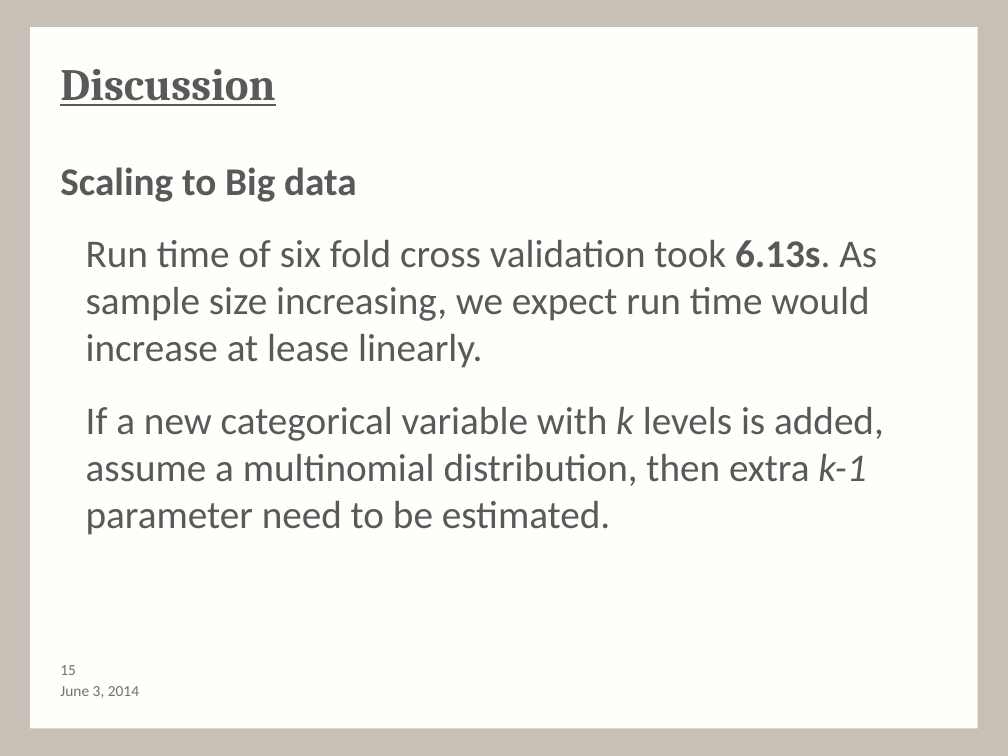
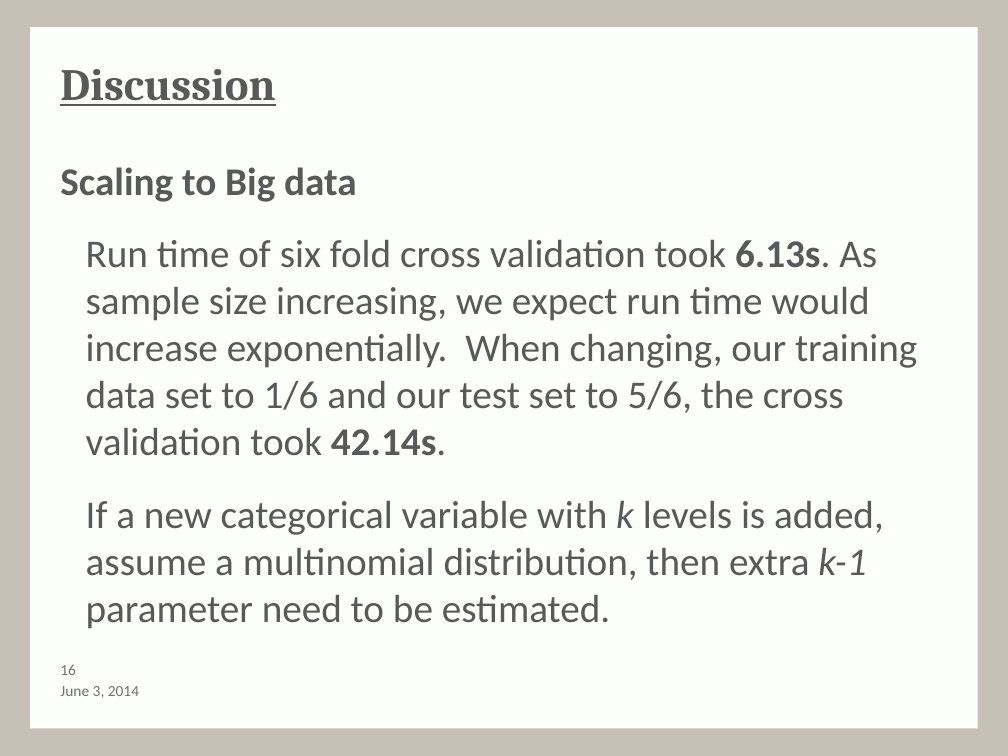
Before and after one commit to MartinGuyer/Project3ML, a slide deck: slide 17 of Presentation/presentation-draft.pptx (slide 16 before the commit). Drawn at 1008x756 pixels with LibreOffice and Linux fonts; fonts in the diff are those of the drawing; background and template pictures are left out. Boxes give left, top, right and bottom in pixels: in the first picture for what was removed or moved away, otherwise in the second. Text is boxed around its words. In the diff, an @@ line names an element or a change of style, - is before the commit and + after.

```diff
--- a/Presentation/presentation-draft.pptx
+++ b/Presentation/presentation-draft.pptx
@@ text at (x1=86, y1=240, x2=917, y2=456): text changed @@
-  Run time of six fold cross validation took 6.13s. As sample size increasing, we expect run time would increase at lease linearly.
+  Run time of six fold cross validation took 6.13s. As sample size increasing, we expect run time would increase exponentially. When changing, our training data set to 1/6 and our test set to 5/6, the cross validation took 42.14s.
@@ page number at (x1=60, y1=664, x2=76, y2=675): text changed @@
-15
+16
```
Also in this commit, not shown: 1 slide added.
